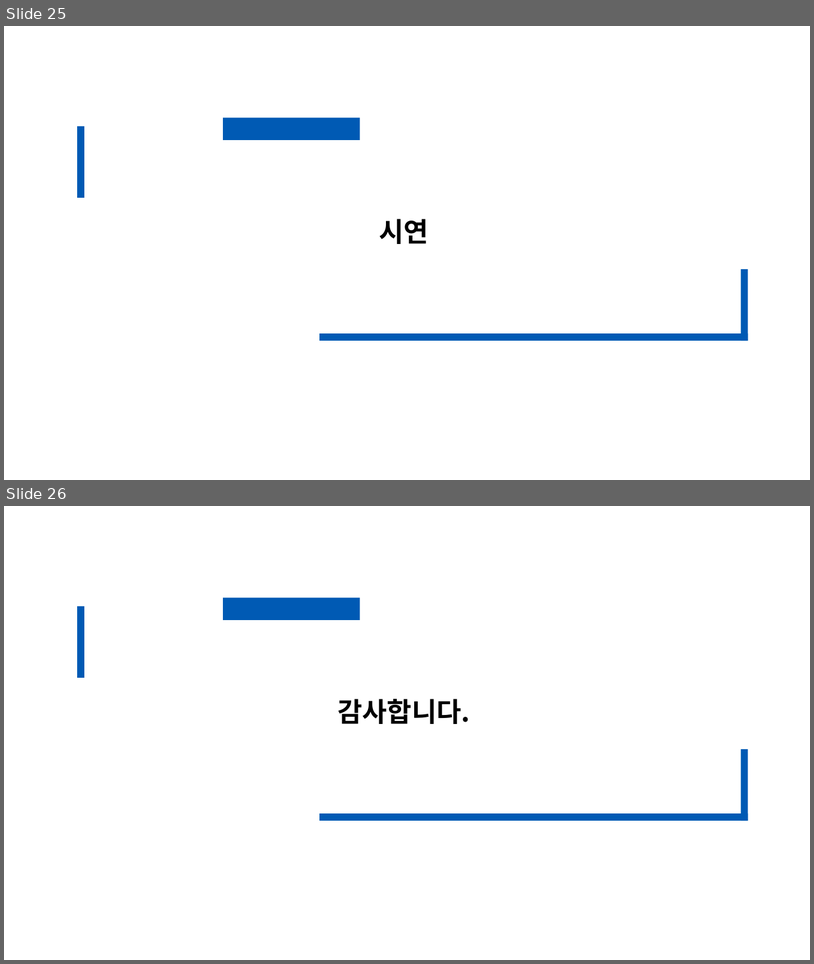
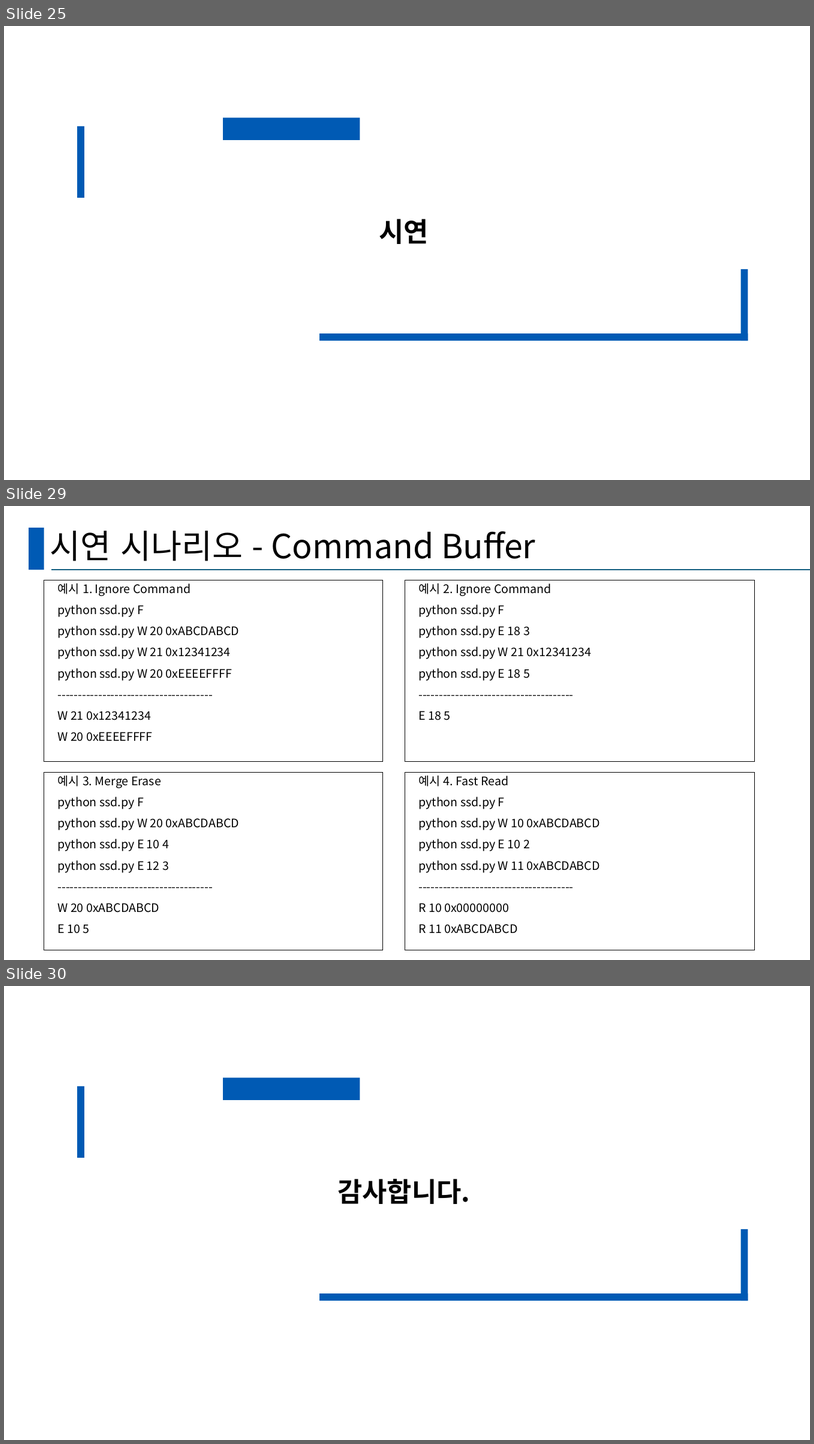
Before and after one commit to YuhyeokJo/CodeClinic-SSD-Project, a slide deck: Code Clinic.pptx. Shown one above the other, each under a label of ours: slides 25 and 26 before the commit, slides 25, 29 and 30 after it; the slides between them are not shown. The pictures are 814x964 and 814x1444 pixels, drawn with LibreOffice and Linux fonts; fonts in the diff are those of the drawing. Boxes give left, top, right and bottom in pixels: in the first picture for what was removed or moved away, otherwise in the second. Text is boxed around its words. In the diff, an @@ line names an element or a change of style, - is before the commit and + after.

```diff
--- a/Code Clinic.pptx
+++ b/Code Clinic.pptx
@@ slide 29 added at bbox=[4, 506, 810, 960], background #FFFFFF @@
@@ rectangle added at bbox=[29, 528, 44, 570], fill #005AB4 @@
@@ title added at bbox=[50, 531, 536, 561], 39.6 pt, text #000000 @@
+시연 시나리오 - Command Buffer
@@ line added from (52, 570) to (810, 570), #156082 1.5 pt @@
@@ text added at bbox=[44, 580, 383, 761], outline #000000 0.75 pt, 14 pt, text #000000 @@
+예시 1. Ignore Command
+python ssd.py F
+python ssd.py W 20 0xABCDABCD
+python ssd.py W 21 0x12341234
+python ssd.py W 20 0xEEEEFFFF
+--------------------------------------
+W 21 0x12341234
+W 20 0xEEEEFFFF
@@ rectangle added at bbox=[405, 580, 755, 761], outline #000000 0.75 pt, 14 pt, text #000000 @@
+예시 2. Ignore Command
+python ssd.py F
+python ssd.py E 18 3
+python ssd.py W 21 0x12341234
+python ssd.py E 18 5
+--------------------------------------
+E 18 5
@@ rectangle added at bbox=[44, 772, 383, 950], outline #000000 0.75 pt, 14 pt, text #000000 @@
+예시 3. Merge Erase
+python ssd.py F
+python ssd.py W 20 0xABCDABCD
+python ssd.py E 10 4
+python ssd.py E 12 3
+--------------------------------------
+W 20 0xABCDABCD
+E 10 5
@@ rectangle added at bbox=[405, 772, 755, 950], outline #000000 0.75 pt, 14 pt, text #000000 @@
+예시 4. Fast Read
+python ssd.py F
+python ssd.py W 10 0xABCDABCD
+python ssd.py E 10 2
+python ssd.py W 11 0xABCDABCD
+--------------------------------------
+R 10 0x00000000
+R 11 0xABCDABCD
@@ what was slide 26 is now slide 30 @@
```
Also in this commit, not shown: 4 slides changed, 3 other slides added.
